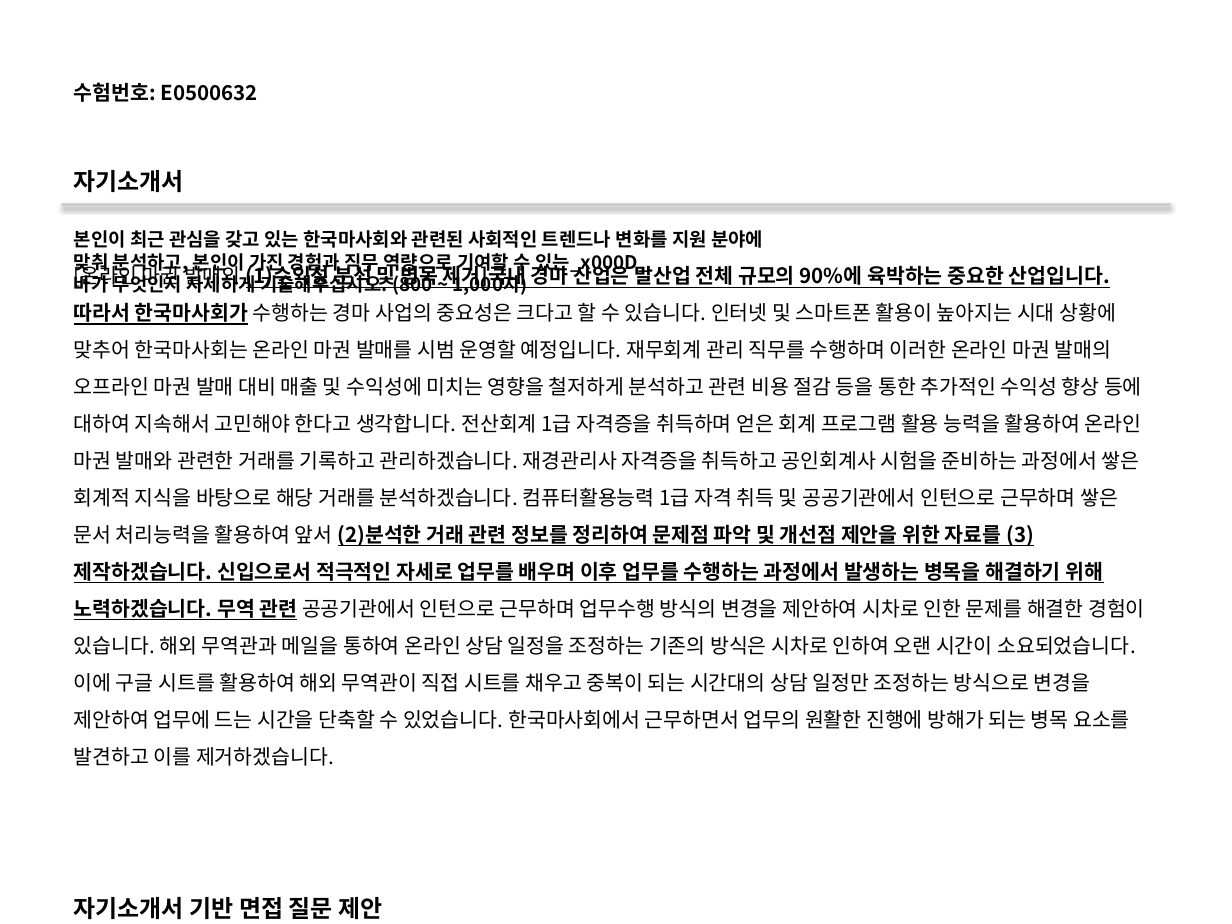
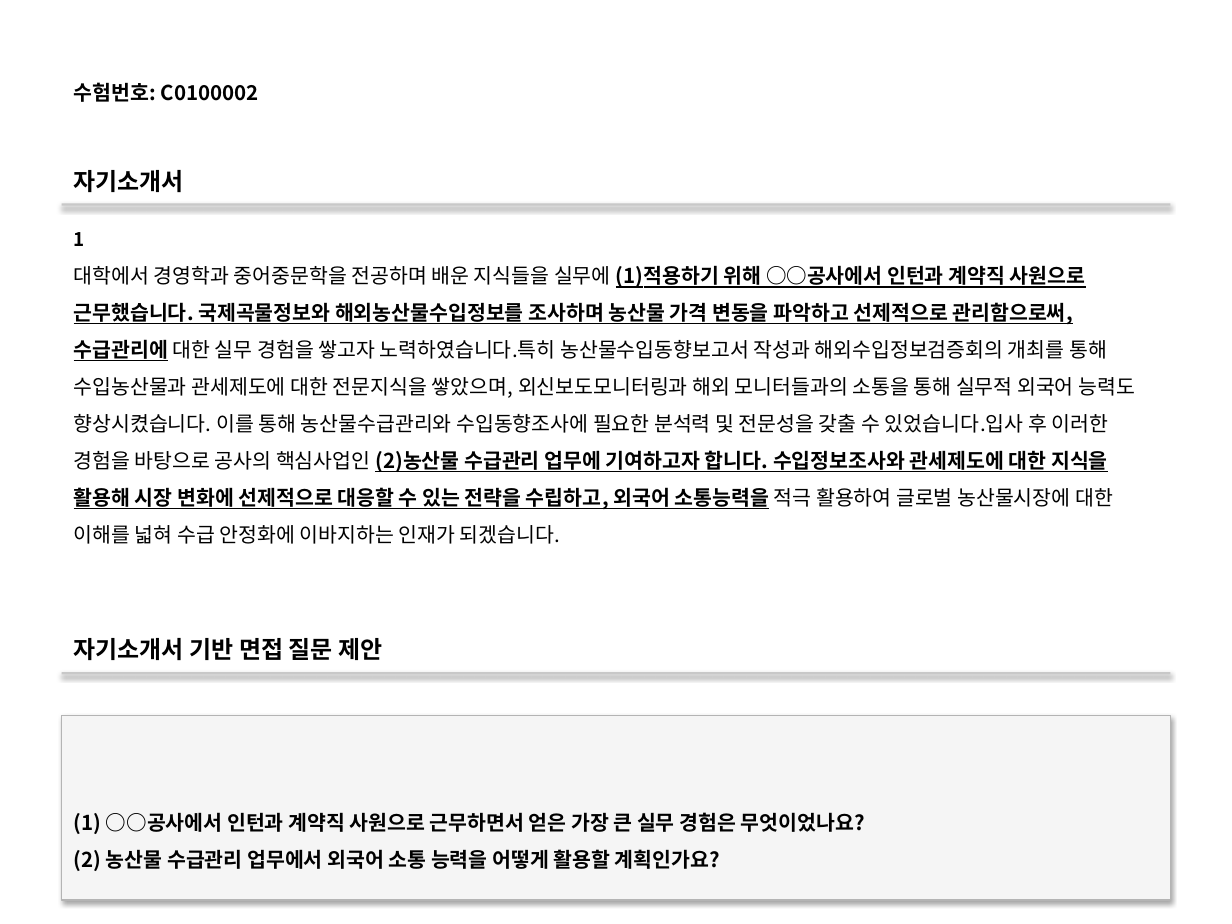
Before and after one commit to DaeGul2/isbr-auto-questionnaire, a slide deck: slide 3 of flask-server/outputs/output.pptx (slide 11 before the commit). Drawn at 1232x924 pixels with LibreOffice and Linux fonts; fonts in the diff are those of the drawing. Boxes give left, top, right and bottom in pixels: in the first picture for what was removed or moved away, otherwise in the second. Text is boxed around its words. In the diff, an @@ line names an element or a change of style, - is before the commit and + after.

```diff
--- a/flask-server/outputs/output.pptx
+++ b/flask-server/outputs/output.pptx
@@ text at [74, 82, 259, 102]: text changed @@
-수험번호: E0500632
+수험번호: C0100002
@@ text at [74, 232, 85, 246]: text changed @@
-본인이 최근 관심을 갖고 있는 한국마사회와 관련된 사회적인 트렌드나 변화를 지원 분야에 맞춰 분석하고, 본인이 가진 경험과 직무 역량으로 기여할 수 있는_x000D_
-바가 무엇인지 자세하게 기술해주십시오. (800 ~ 1,000자)
+1
@@ text at [74, 265, 1135, 509]: text changed @@
-[온라인 마권 발매의 (1)수익성 분석 및 병목 제거]국내 경마 산업은 말산업 전체 규모의 90%에 육박하는 중요한 산업입니다. 따라서 한국마사회가 수행하는 경마 사업의 중요성은 크다고 할 수 있습니다. 인터넷 및 스마트폰 활용이 높아지는 시대 상황에 맞추어 한국마사회는 온라인 마권 발매를 시범 운영할 예정입니다. 재무회계 관리 직무를 수행하며 이러한 온라인 마권 발매의 오프라인 마권 발매 대비 매출 및 수익성에 미치는 영향을 철저하게 분석하고 관련 비용 절감 등을 통한 추가적인 수익성 향상 등에 대하여 지속해서 고민해야 한다고 생각합니다. 전산회계 1급 자격증을 취득하며 얻은 회계 프로그램 활용 능력을 활용하여 온라인 마권 발매와 관련한 거래를 기록하고 관리하겠습니다. 재경관리사 자격증을 취득하고 공인회계사 시험을 준비하는 과정에서 쌓은 회계적 지식을 바탕으로 해당 거래를 분석하겠습니다. 컴퓨터활용능력 1급 자격 취득 및 공공기관에서 인턴으로 근무하며 쌓은 문서 처리능력을 활용하여 앞서 (2)분석한 거래 관련 정보를 정리하여 문제점 파악 및 개선점 제안을 위한 자료를 (3)제작하겠습니다. 신입으로서 적극적인 자세로 업무를 배우며 이후 업무를 수행하는 과정에서 발생하는 병목을 해결하기 위해 노력하겠습니다. 무역 관련 공공기관에서 인턴으로 근무하며 업무수행 방식의 변경을 제안하여 시차로 인한 문제를 해결한 경험이 있습니다. 해외 무역관과 메일을 통하여 온라인 상담 일정을 조정하는 기존의 방식은 시차로 인하여 오랜 시간이 소요되었습니다. 이에 구글 시트를 활용하여 해외 무역관이 직접 시트를 채우고 중복이 되는 시간대의 상담 일정만 조정하는 방식으로 변경을 제안하여 업무에 드는 시간을 단축할 수 있었습니다. 한국마사회에서 근무하면서 업무의 원활한 진행에 방해가 되는 병목 요소를 발견하고 이를 제거하겠습니다.
+대학에서 경영학과 중어중문학을 전공하며 배운 지식들을 실무에 (1)적용하기 위해 ○○공사에서 인턴과 계약직 사원으로 근무했습니다. 국제곡물정보와 해외농산물수입정보를 조사하며 농산물 가격 변동을 파악하고 선제적으로 관리함으로써, 수급관리에 대한 실무 경험을 쌓고자 노력하였습니다.특히 농산물수입동향보고서 작성과 해외수입정보검증회의 개최를 통해 수입농산물과 관세제도에 대한 전문지식을 쌓았으며, 외신보도모니터링과 해외 모니터들과의 소통을 통해 실무적 외국어 능력도 향상시켰습니다. 이를 통해 농산물수급관리와 수입동향조사에 필요한 분석력 및 전문성을 갖출 수 있었습니다.입사 후 이러한 경험을 바탕으로 공사의 핵심사업인 (2)농산물 수급관리 업무에 기여하고자 합니다. 수입정보조사와 관세제도에 대한 지식을 활용해 시장 변화에 선제적으로 대응할 수 있는 전략을 수립하고, 외국어 소통능력을 적극 활용하여 글로벌 농산물시장에 대한 이해를 넓혀 수급 안정화에 이바지하는 인재가 되겠습니다.
@@ text "자기소개서 기반 면접 질문 제안": place and size @@
-text "자기소개서 기반 면접 질문 제안" at [74, 897, 382, 919]
+text "자기소개서 기반 면접 질문 제안" at [74, 638, 382, 660]
@@ rectangle added at [62, 673, 1170, 675], fill #C8C8C8 @@
@@ rectangle added at [62, 715, 1170, 899], fill #F5F5F5, outline #B4B4B4 0.75 pt, 12 pt, text #000000, bold @@
+(1) ○○공사에서 인턴과 계약직 사원으로 근무하면서 얻은 가장 큰 실무 경험은 무엇이었나요?
+(2) 농산물 수급관리 업무에서 외국어 소통 능력을 어떻게 활용할 계획인가요?
```
Also in this commit, not shown: 3 other slides changed, 192 slides removed, 4 other files.
